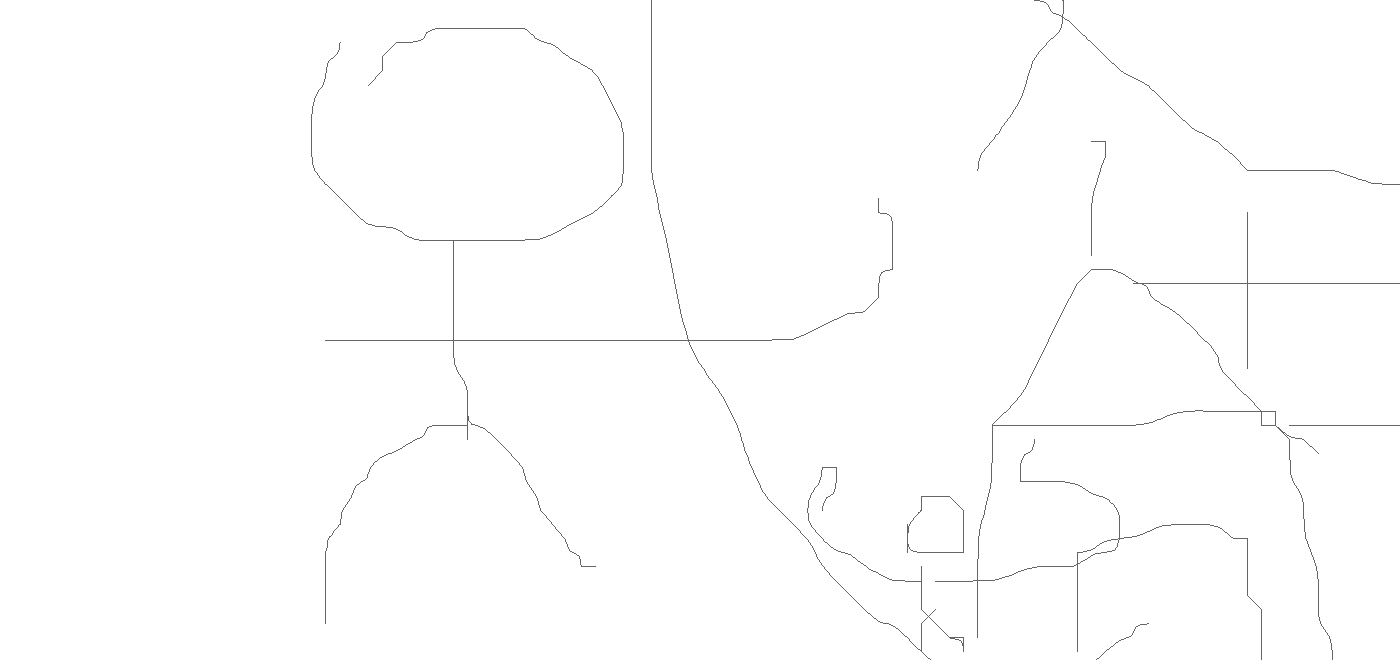
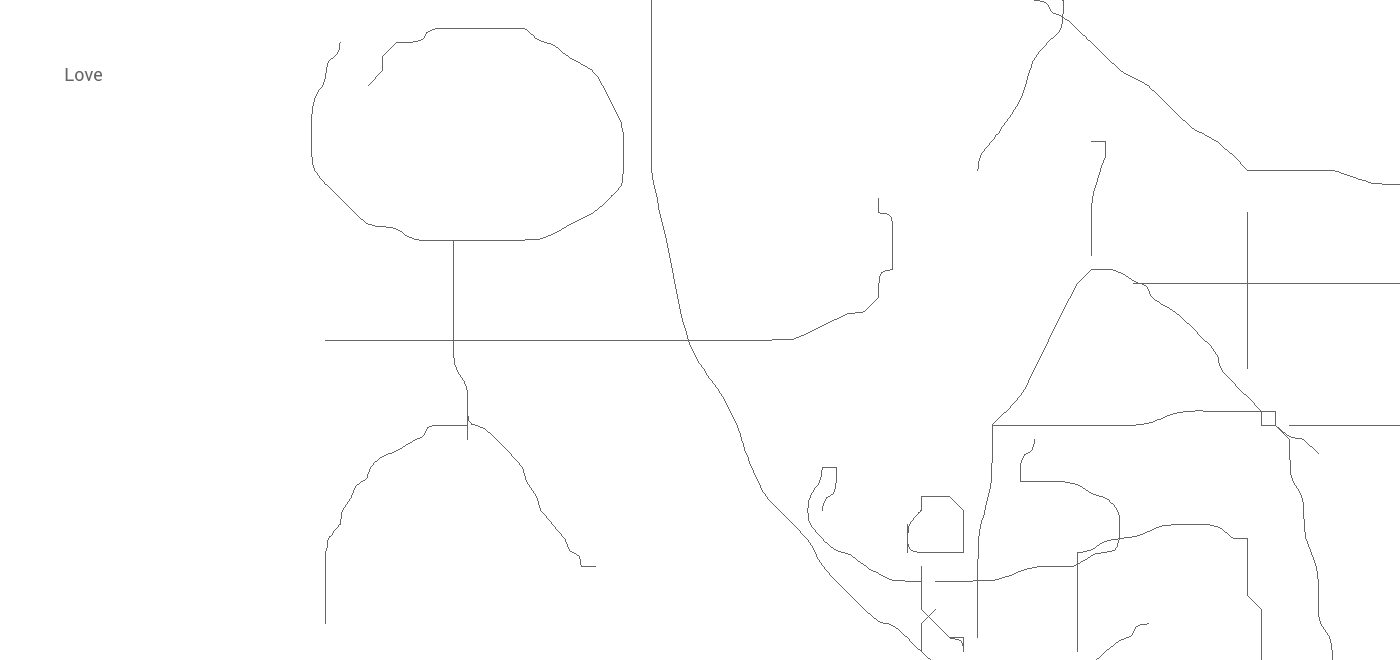
Revision of a layered 1400px x 660px image; what changed, layer by layer:
added layer "Love" above "Capa 1" over [65, 68, 103, 81]
